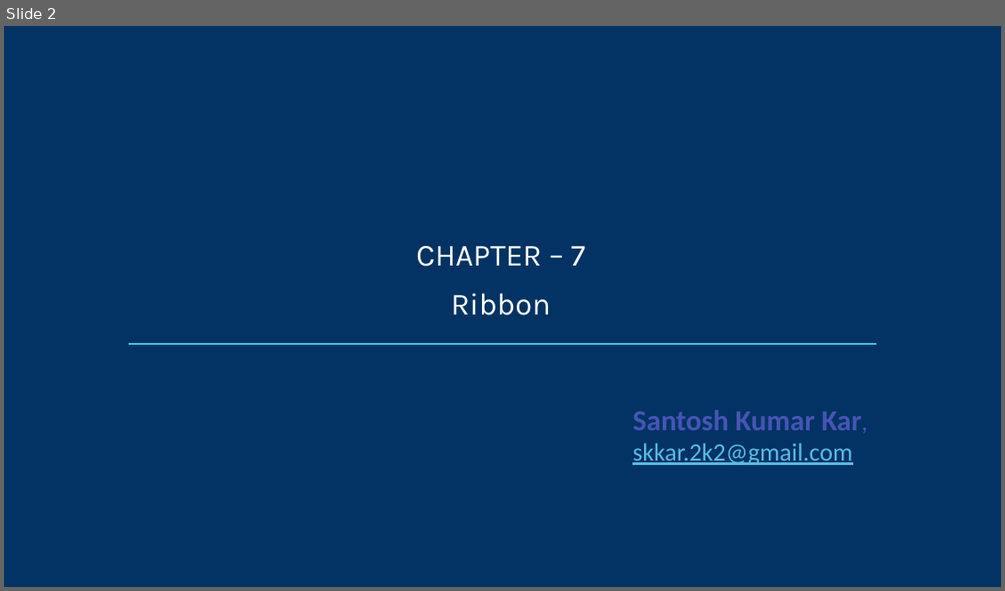
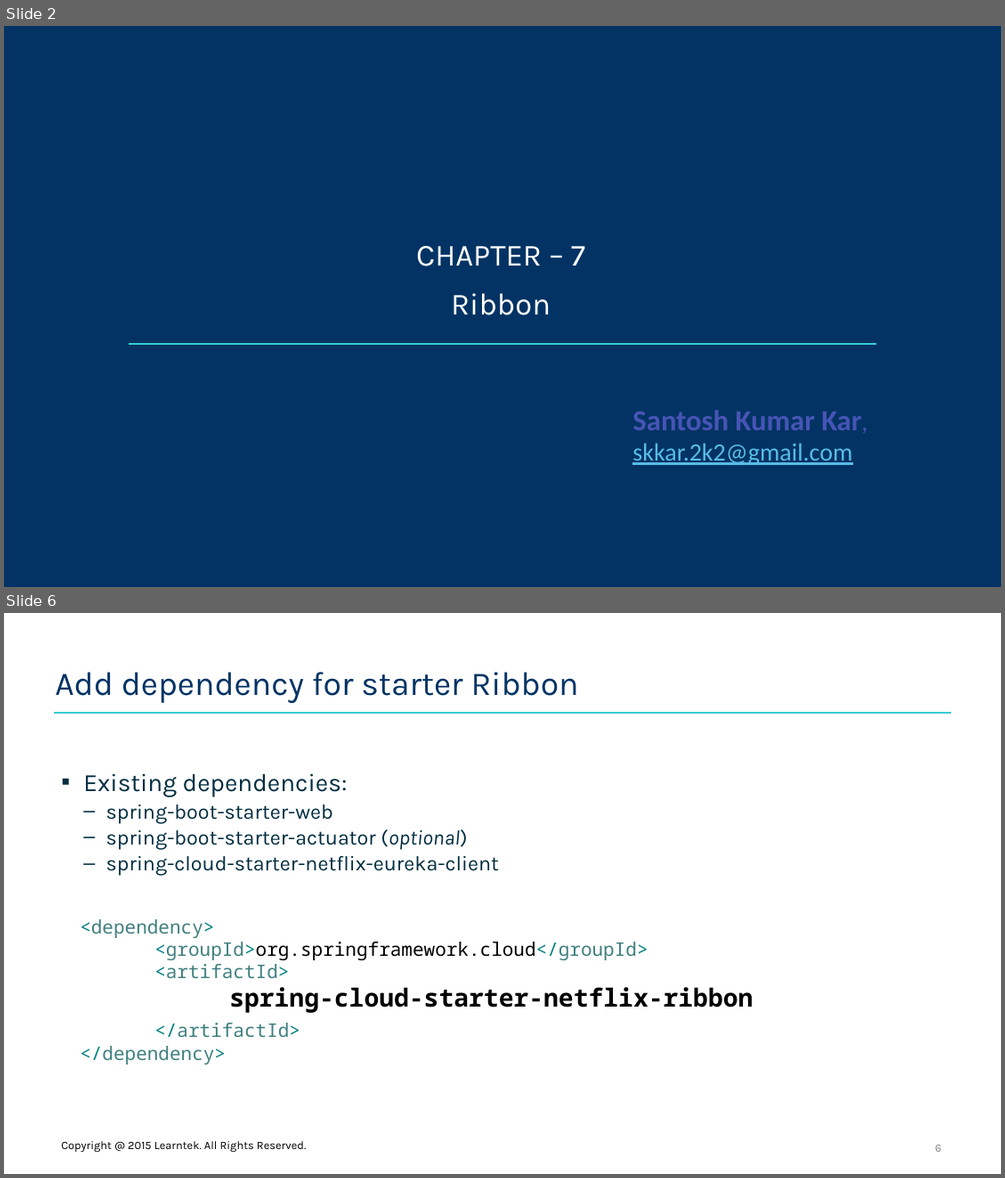
Before and after one commit to santoshkar/Microservice, a slide deck: Presentations/Part-7-Spring Cloud Ribbon.pptx. Shown one above the other, each under a label of ours: slide 2 before the commit, slides 2 and 6 after it; the slides between them are not shown. The pictures are 1005x591 and 1005x1178 pixels, drawn with LibreOffice and Linux fonts; fonts in the diff are those of the drawing; background and template pictures are left out. Boxes give left, top, right and bottom in pixels: in the first picture for what was removed or moved away, otherwise in the second. Text is boxed around its words. In the diff, an @@ line names an element or a change of style, - is before the commit and + after.

Commit message:
Added Ribbon load balancer ppt

```diff
--- a/Presentations/Part-7-Spring Cloud Ribbon.pptx
+++ b/Presentations/Part-7-Spring Cloud Ribbon.pptx
@@ slide 6 added at (4,613,1001,1174), background #FFFFFF @@
@@ title added at (55,672,579,703), 32 pt, text #033364 @@
+Add dependency for starter Ribbon
@@ line added from (54, 713) to (952, 713), #39CCD3 2 pt @@
@@ text added at (83,773,499,876), 20 pt, text #002D40 @@
+▪ Existing dependencies:
+  – spring-boot-starter-web
+  – spring-boot-starter-actuator (optional)
+  – spring-cloud-starter-netflix-eureka-client
@@ text added at (80,919,752,1064), 18 pt, text #000000 @@
+<dependency>
+<groupId>org.springframework.cloud</groupId>
+<artifactId>
+spring-cloud-starter-netflix-ribbon
+</artifactId>
+</dependency>
@@ text added at (61,1141,306,1151), 11 pt, text #000000 @@
+Copyright @ 2015 Learntek. All Rights Reserved.
@@ page number added at (935,1144,941,1151), 11 pt, text #8C8C8C @@
+6
```
Also in this commit, not shown: 1 slide changed, 7 other slides added, 1 other file.
